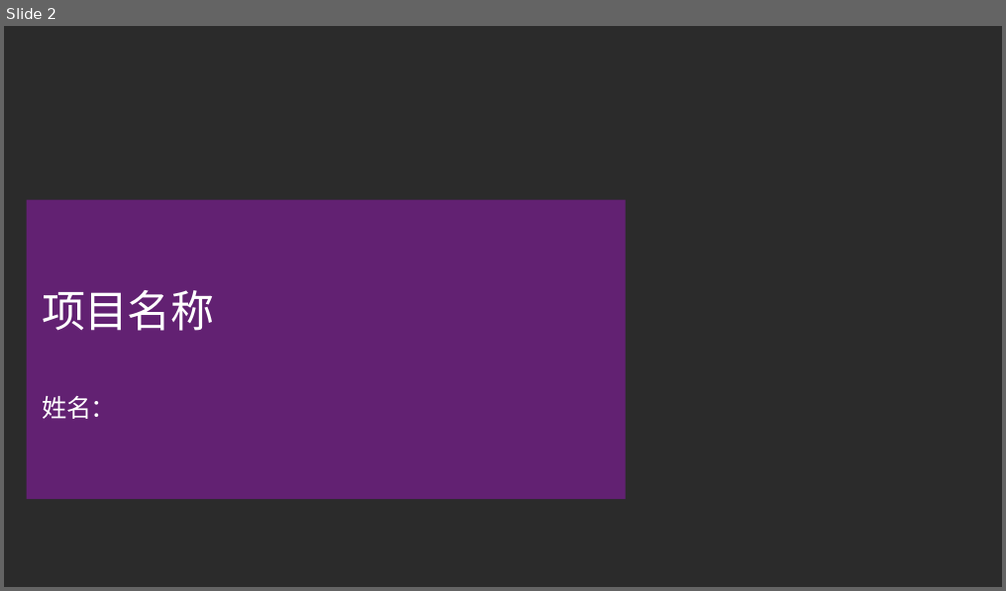
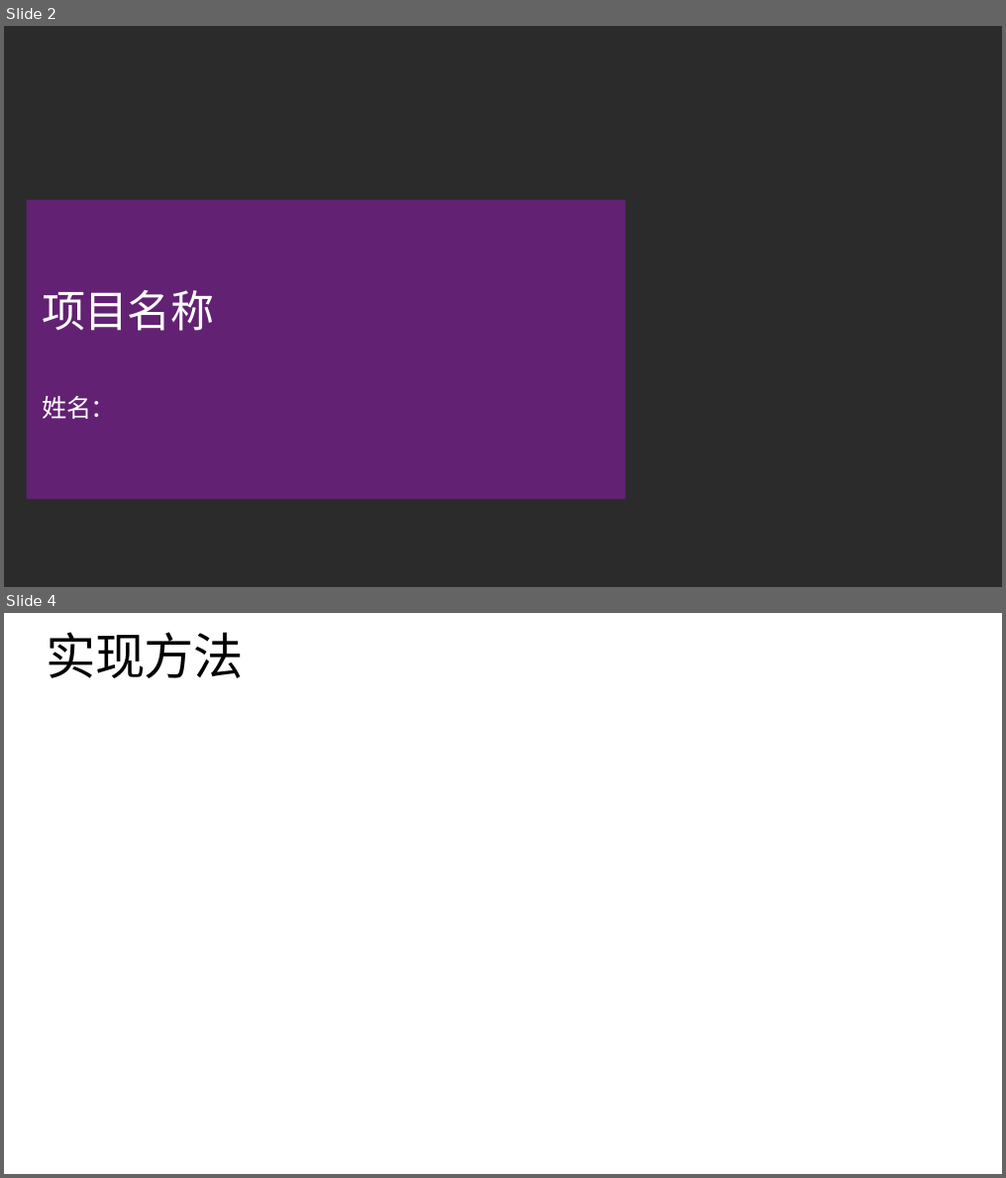
Before and after one commit to yw346090249/tsinghuahackthon_20161119, a slide deck: Presentation Template.pptx. Shown one above the other, each under a label of ours: slide 2 before the commit, slides 2 and 4 after it; the slides between them are not shown. The pictures are 1006x591 and 1006x1178 pixels, drawn with LibreOffice and Linux fonts; fonts in the diff are those of the drawing; background and template pictures are left out; a plain dark background stands for a picture behind light text. Boxes give left, top, right and bottom in pixels: in the first picture for what was removed or moved away, otherwise in the second. Text is boxed around its words. In the diff, an @@ line names an element or a change of style, - is before the commit and + after.

```diff
--- a/Presentation Template.pptx
+++ b/Presentation Template.pptx
@@ slide 4 added at [4,613,1002,1174], background #FFFFFF @@
@@ title added at [47,632,243,678], 48 pt, text #000000 @@
+实现方法
```
Also in this commit, not shown: 5 other slides added.
